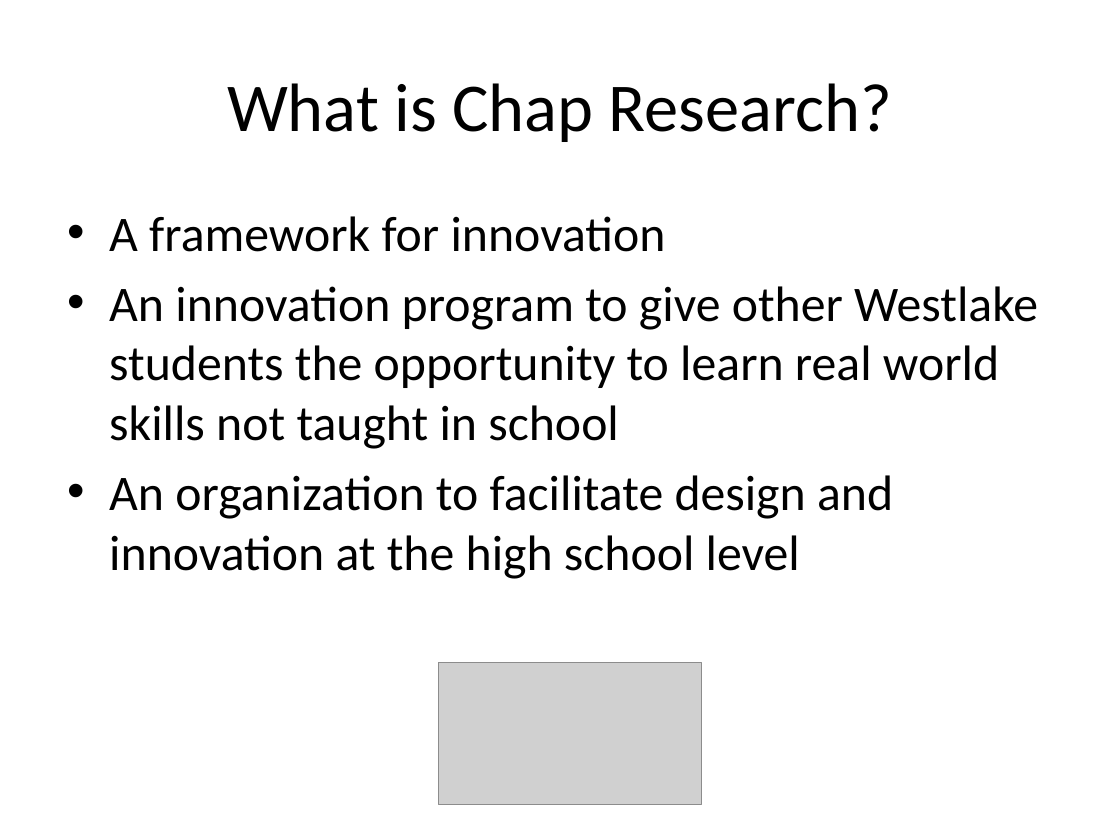
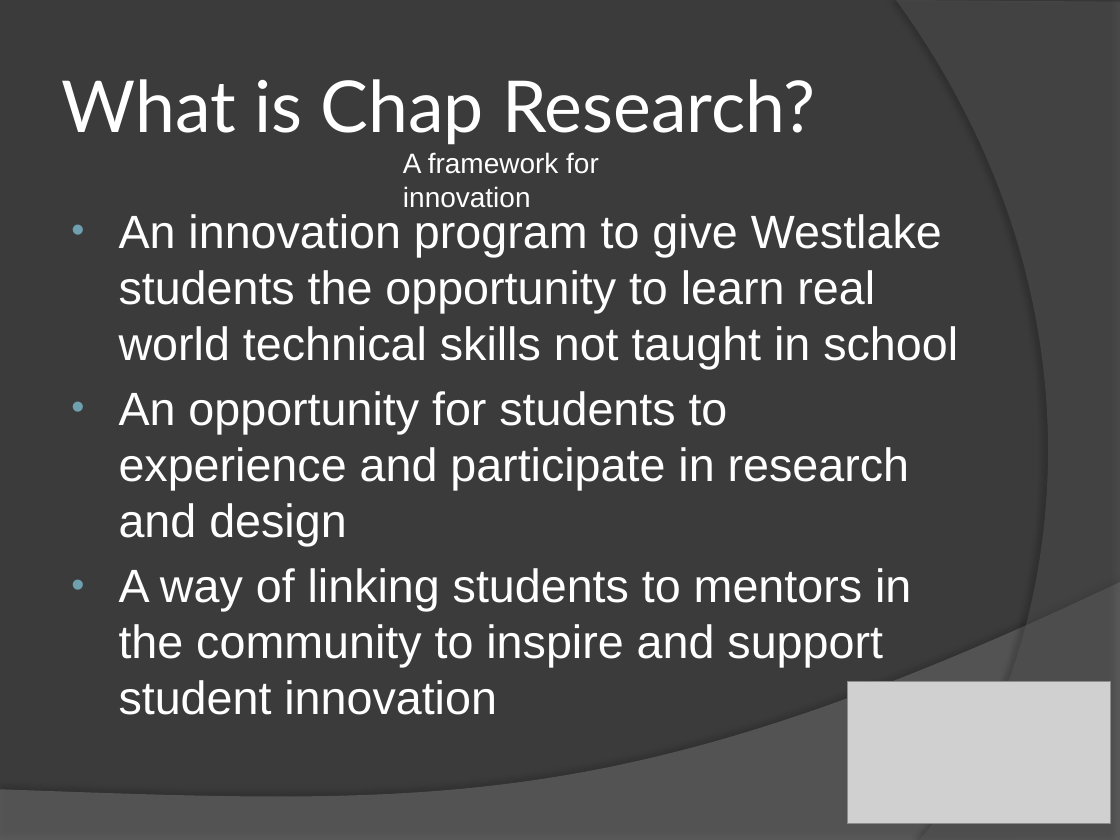
Before and after one commit to ChapResearch/ChapR, a slide deck: slide 2 of ChaprSVN/Promo/1st Board of Advisers Meeting.pptx. Drawn at 1120x840 pixels with LibreOffice and Linux fonts; fonts in the diff are those of the drawing; grey boxes stand for pictures. Boxes give left, top, right and bottom in pixels: in the first picture for what was removed or moved away, otherwise in the second. Text is boxed around its words. In the diff, an @@ line names an element or a change of style, - is before the commit and + after.

```diff
--- a/ChaprSVN/Promo/1st Board of Advisers Meeting.pptx
+++ b/ChaprSVN/Promo/1st Board of Advisers Meeting.pptx
@@ background #FFFFFF to #3B3B3B @@
@@ freeform shape added at <box>896,0,1120,840</box>, fill #5E5E5E at 40% opacity @@
@@ title "What is Chap Research?" at <box>62,79,815,145</box>: size 44 to 46 pt, font Calibri to Lato, text colour #000000 to #FFFFFF; alignment centre to left @@
@@ text added at <box>403,152,599,208</box>, 18 pt, text #FFFFFF @@
+A framework for innovation
@@ text at <box>119,214,958,715</box>: text changed; size 32 to 30 pt; font Calibri to Arial; text colour #000000 to #FFFFFF @@
-• A framework for innovation
-• An innovation program to give other Westlake students the opportunity to learn real world skills not taught in school
-• An organization to facilitate design and innovation at the high school level
+• An innovation program to give Westlake students the opportunity to learn real world technical skills not taught in school
+• An opportunity for students to experience and participate in research and design
+• A way of linking students to mentors in the community to inspire and support student innovation
@@ freeform shape added at <box>0,582,1120,840</box>, fill #7F7F7F at 45% opacity @@
@@ picture: place and size @@
-picture at <box>439,663,702,805</box>
+picture at <box>848,681,1111,823</box>
```
Also in this commit, not shown: 16 other slides changed, 2 slides added, 1 slide removed, 1 other file.
